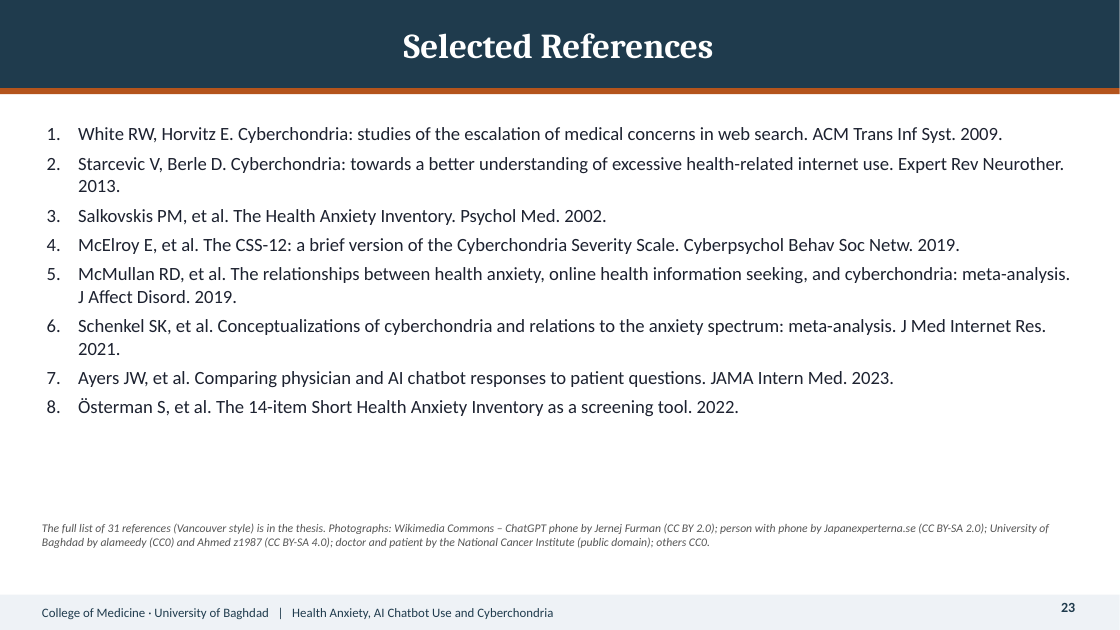
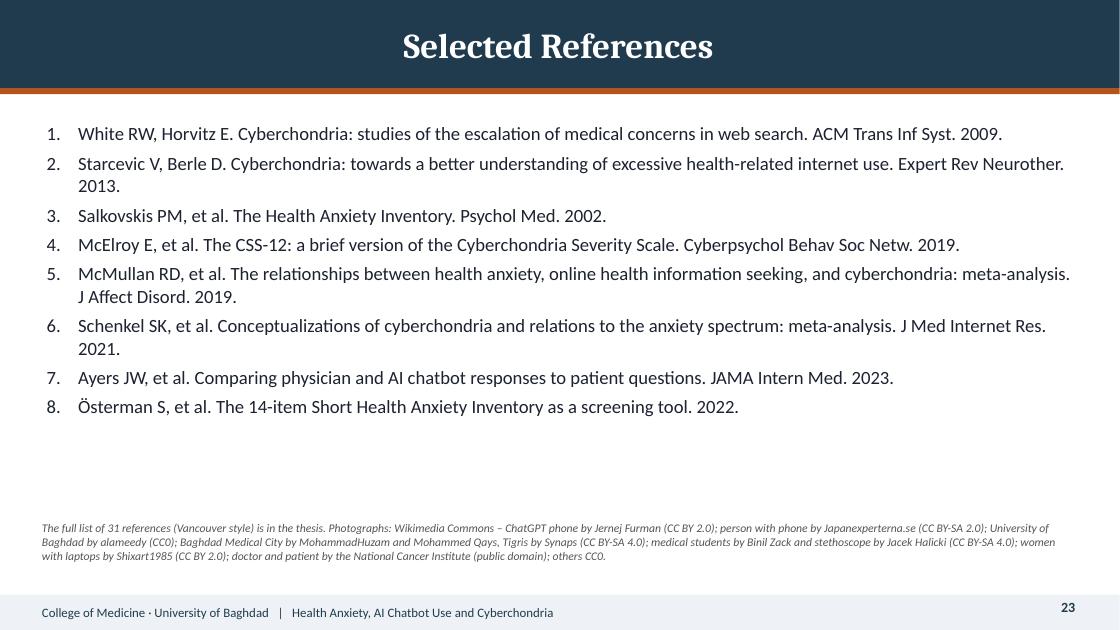
Before and after one commit to Yaseen279/History-Exam, a slide deck: slide 23 of research/output/study/slides/Defence_Presentation.pptx. Drawn at 1120x630 pixels with LibreOffice and Linux fonts; fonts in the diff are those of the drawing. Boxes give left, top, right and bottom in pixels: in the first picture for what was removed or moved away, otherwise in the second. Text is boxed around its words. In the diff, an @@ line names an element or a change of style, - is before the commit and + after.

```diff
--- a/research/output/study/slides/Defence_Presentation.pptx
+++ b/research/output/study/slides/Defence_Presentation.pptx
@@ text at [42,523,1055,562]: text changed @@
-The full list of 31 references (Vancouver style) is in the thesis. Photographs: Wikimedia Commons – ChatGPT phone by Jernej Furman (CC BY 2.0); person with phone by Japanexperterna.se (CC BY-SA 2.0); University of Baghdad by alameedy (CC0) and Ahmed z1987 (CC BY-SA 4.0); doctor and patient by the National Cancer Institute (public domain); others CC0.
+The full list of 31 references (Vancouver style) is in the thesis. Photographs: Wikimedia Commons – ChatGPT phone by Jernej Furman (CC BY 2.0); person with phone by Japanexperterna.se (CC BY-SA 2.0); University of Baghdad by alameedy (CC0); Baghdad Medical City by MohammadHuzam and Mohammed Qays, Tigris by Synaps (CC BY-SA 4.0); medical students by Binil Zack and stethoscope by Jacek Halicki (CC BY-SA 4.0); women with laptops by Shixart1985 (CC BY 2.0); doctor and patient by the National Cancer Institute (public domain); others CC0.
```
Also in this commit, not shown: 7 other slides changed, 9 other files.
